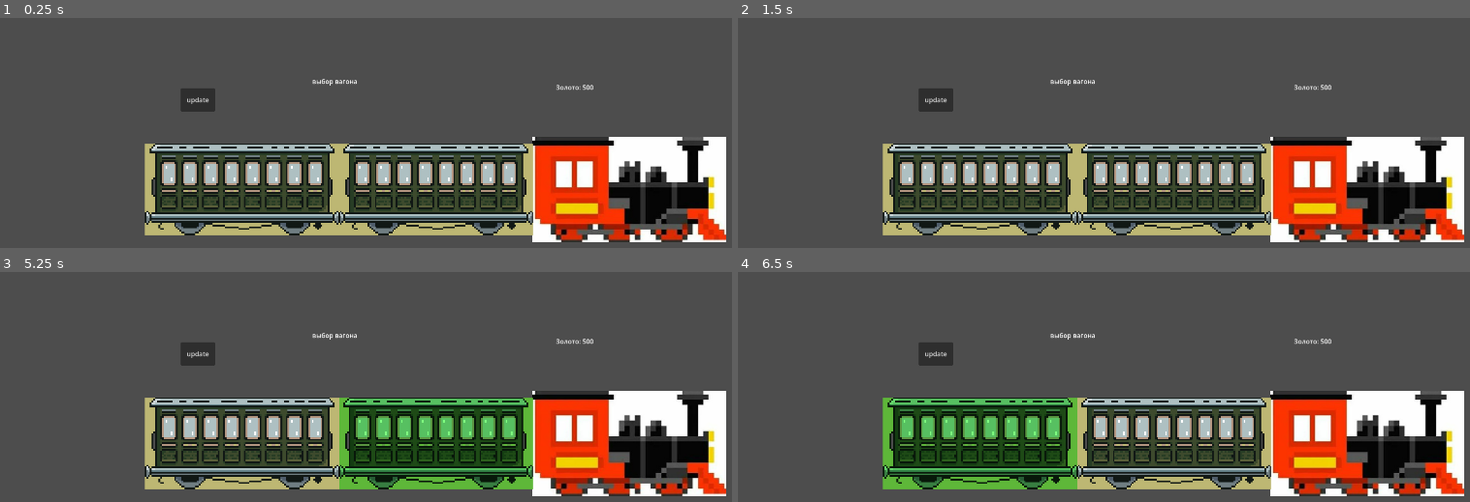
Above: before the commit, frames 1-4 (two rows, left to right).
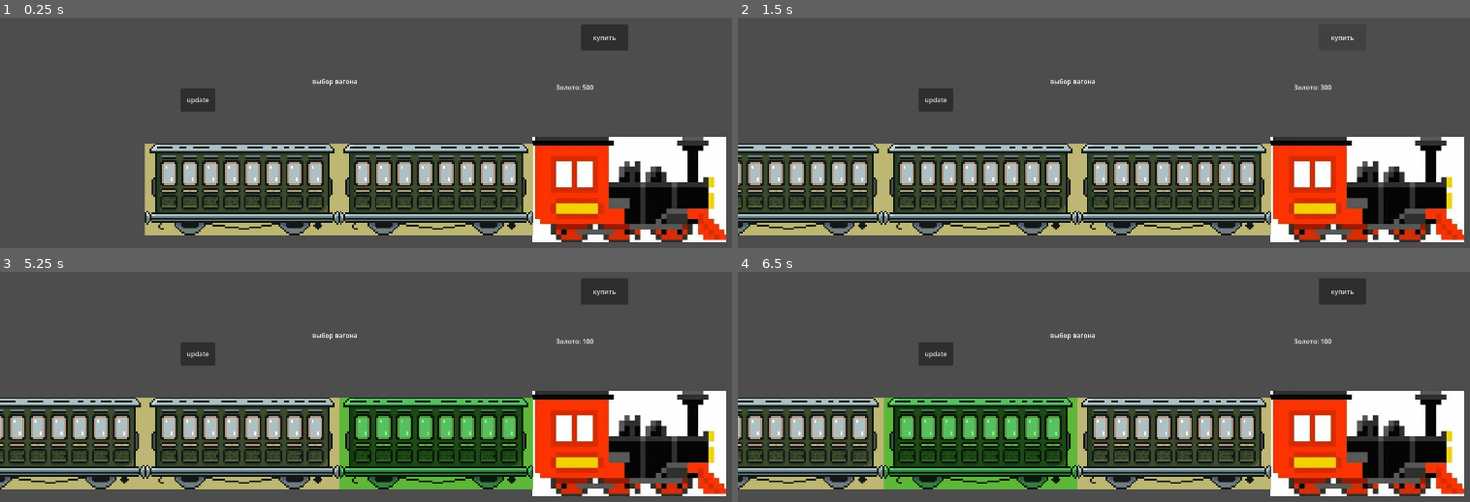
Above: after the commit, the same moments.

Repository: DikiePercy/hackathon-gamejam
Game: Godot game, scene res://scenes/depot/depot.tscn
The game is run twice, just before and just after one commit, with the same random seed, the same clock (stepped at 60 frames per second) and the same inputs.
Inputs (mouse positions are in pixels of both pictures, inside the frame that each line leads up to):
- Up to frame 1 (0.25 s): no input
- Up to frame 2 (1.5 s): click "update" at 0.5 s; click (1345, 36) at 1.25 s, where only the run after the commit has a clickable "купить"
- Up to frame 3 (5.25 s): click "update" at 2 s; click (607, 290) at 2.75 s, where only the run after the commit has a clickable "купить"; click "update" at 3.5 s; click (607, 290) at 4.25 s, where only the run after the commit has a clickable "купить"; tap Enter at 5 s; move the mouse to (431, 442) at 5.02 s; click (431, 442) at 5.17 s
- Up to frame 4 (6.5 s): tap Space at 5.75 s; move the mouse to (979, 442) at 5.77 s; click (979, 442) at 5.92 s

The runs differ from the first frame. In frame 1, 0.7% of the frame differs, in the area x 79-86%, y 2-14%; in frame 2, 7.7%; in frame 3, 8.4%; in frame 4, 8.4%, in the area x 0-86%, y 2-95%.

Commit message:
покупка вагонов

Diff:
--- a/scenes/depot/depot.gd
+++ b/scenes/depot/depot.gd
@@ -57,8 +57,9 @@
 		# Находим индекс в массиве (индекс узла - 1, т.к. локо на 0 месте)
 		var idx = selected_wagon.get_index() - 1
 
-		GameManager.total_gold -= price
-		GameManager.train_data[idx][0] += 1 # Повышаем уровень в данных
+		if GameManager.train_data[idx][0] < 3:
+			GameManager.total_gold -= price
+			GameManager.train_data[idx][0] += 1 # Повышаем уровень в данных
 
 		# Сразу обновляем визуал вагона, на который смотрим
 		selected_wagon.wagon_level = GameManager.train_data[idx][0]
@@ -68,5 +69,30 @@
 	else:
 		print("Недостаточно золота!")
 
+
+
+func _on_buy_button_pressed() -> void:
+	var wagon_price = 200
+	if GameManager.total_gold >= wagon_price:
+		# 1. Списываем золото
+		GameManager.total_gold -= wagon_price
+
+		# 2. Создаем "пакет данных" для нового вагона: [уровень 1, 0 человек]
+		var new_wagon_data = [1, 0]
+
+		# 3. Добавляем эти данные в наш глобальный список в GameManager
+		GameManager.train_data.append(new_wagon_data)
+
+		# 4. ПОЛНОСТЬЮ перерисовываем поезд в Депо, чтобы увидеть новый вагон
+		draw_depot_train()
+
+		# 5. Обновляем текст с золотом
+		update_ui()
+
+		print("Куплен новый вагон! Всего вагонов: ", GameManager.train_data.size())
+	else:
+		print("Недостаточно золота!")
+
+
 func update_ui():
 	gold_label.text = "Золото: " + str(GameManager.total_gold)
--- a/scenes/depot/depot.tscn
+++ b/scenes/depot/depot.tscn
@@ -38,3 +38,14 @@
 offset_bottom = -243.0
 
 [node name="TrainPreview" type="Node2D" parent="." unique_id=478105875]
+
+[node name="BuyButton" type="Button" parent="." unique_id=2076212567]
+layout_mode = 0
+offset_left = 480.0
+offset_top = -411.0
+offset_right = 597.0
+offset_bottom = -346.0
+text = "купить"
+
+[connection signal="pressed" from="UpgradeButton" to="." method="_on_upgrade_button_pressed"]
+[connection signal="pressed" from="BuyButton" to="." method="_on_buy_button_pressed"]
